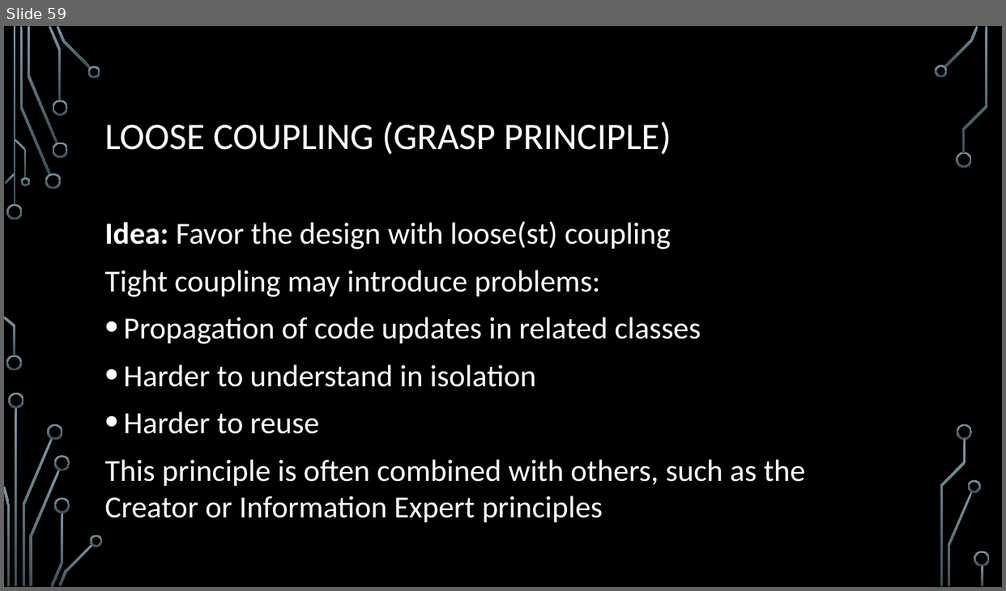
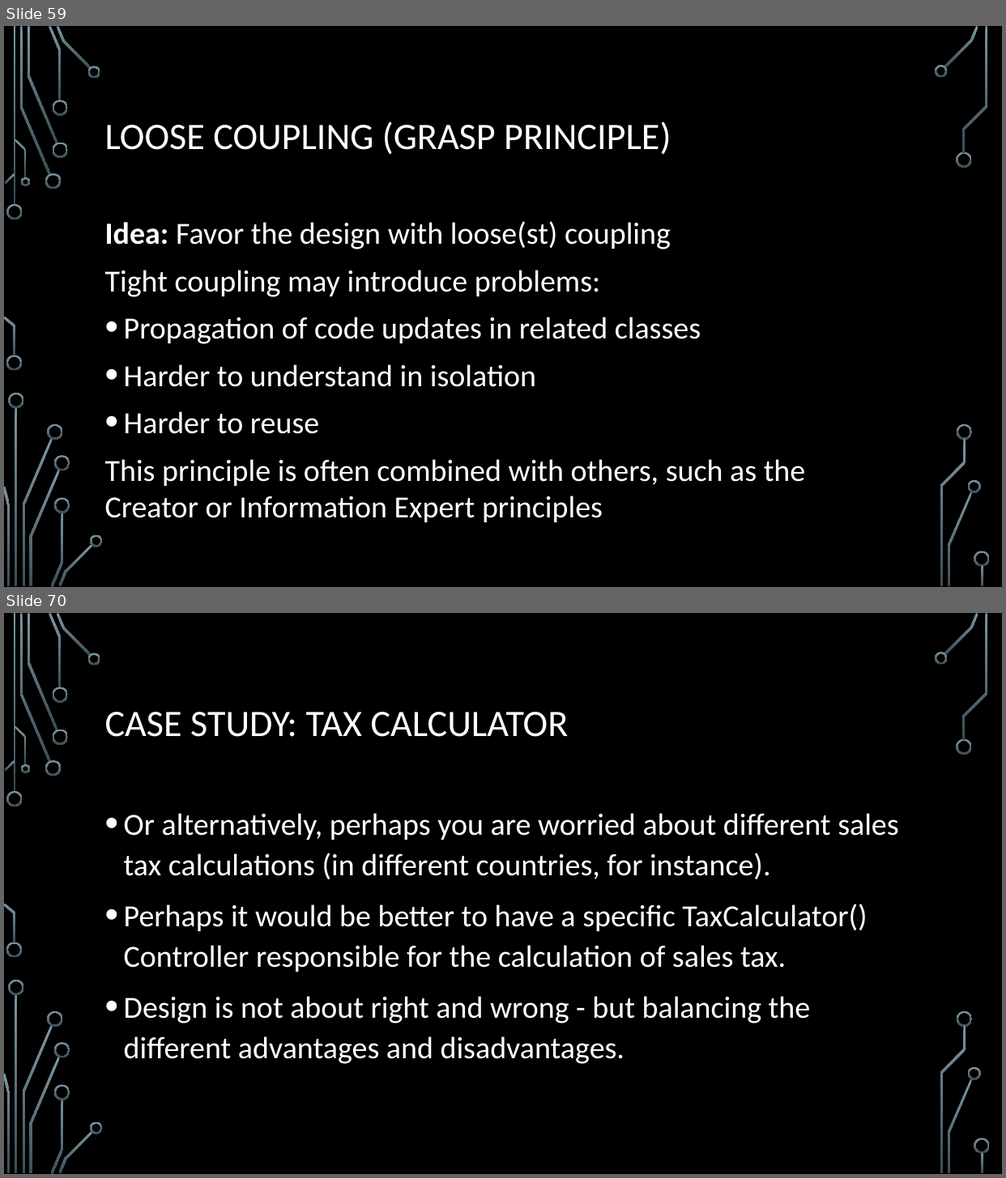
Before and after one commit to egges/mso, a slide deck: slides/Object-oriented Design.pptx. Shown one above the other, each under a label of ours: slide 59 before the commit, slides 59 and 70 after it; the slides between them are not shown. The pictures are 1006x591 and 1006x1178 pixels, drawn with LibreOffice and Linux fonts; fonts in the diff are those of the drawing; background and template pictures are left out. Boxes give left, top, right and bottom in pixels: in the first picture for what was removed or moved away, otherwise in the second. Text is boxed around its words. In the diff, an @@ line names an element or a change of style, - is before the commit and + after.

Commit message:
Updated object-oriented design slides.

```diff
--- a/slides/Object-oriented Design.pptx
+++ b/slides/Object-oriented Design.pptx
@@ slide 70 added at <box>4,613,1002,1174</box>, background picture (left out); not listed: 36 template elements that a slide beside it also shows @@
@@ title added at <box>105,712,569,737</box>, 36 pt, text #FFFFFF @@
+CASE STUDY: TAX CALCULATOR
@@ text added at <box>124,813,898,1064</box>, 29.6 pt, text #FFFFFF @@
+• Or alternatively, perhaps you are worried about different sales tax calculations (in different countries, for instance).
+• Perhaps it would be better to have a specific TaxCalculator() Controller responsible for the calculation of sales tax.
+• Design is not about right and wrong - but balancing the different advantages and disadvantages.
```
Also in this commit, not shown: 16 other slides added.
